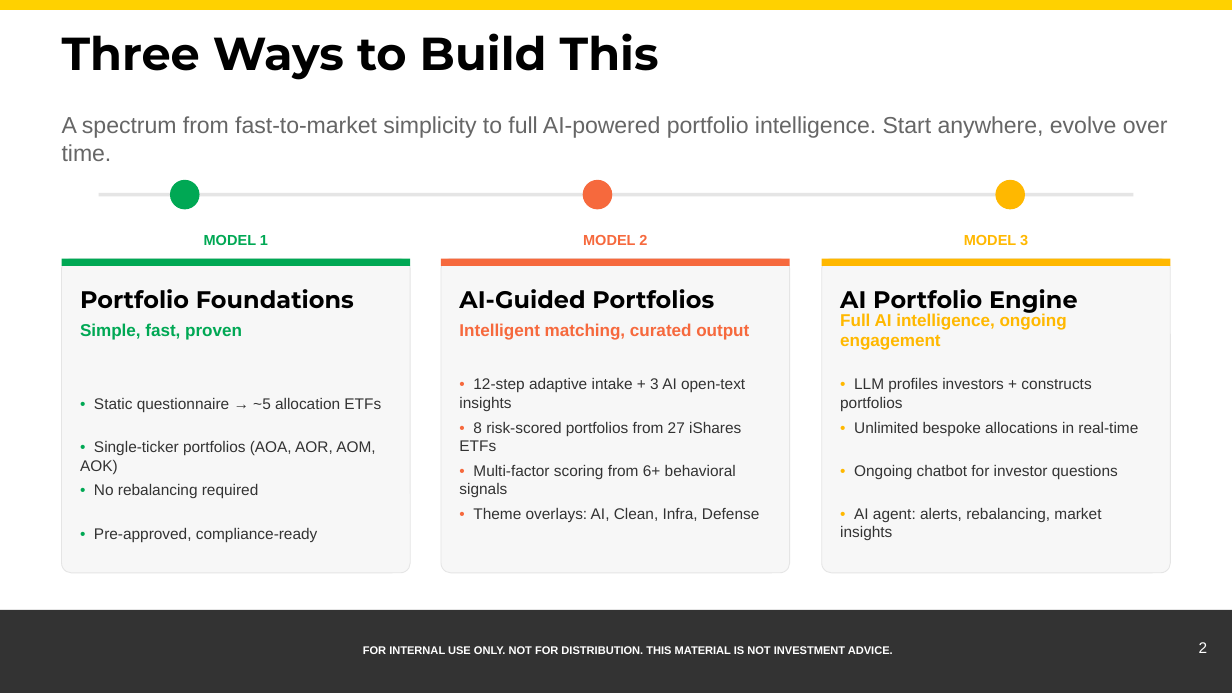
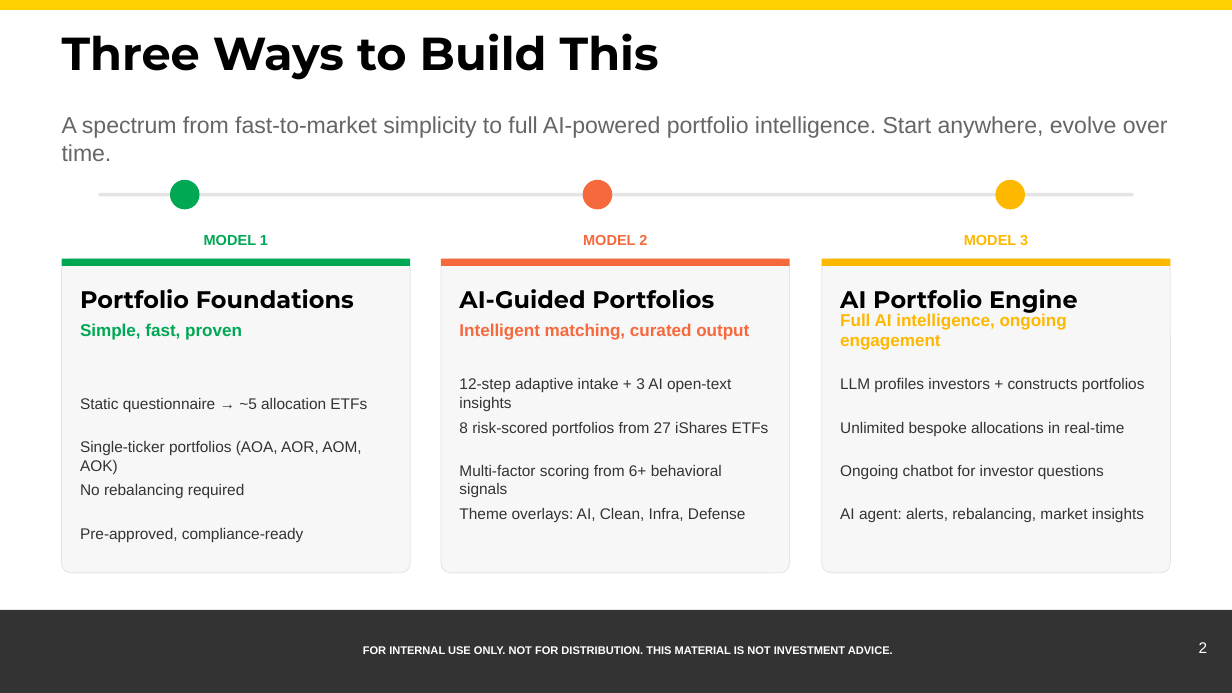
Before and after one commit to samuelcmcclellan-cell/ishares-direct-personalization, a slide deck: slide 2 of public/deck/iShares_Direct_Personalization_2_Slides.pptx. Drawn at 1232x693 pixels with LibreOffice and Linux fonts; fonts in the diff are those of the drawing. Boxes give left, top, right and bottom in pixels: in the first picture for what was removed or moved away, otherwise in the second. Text is boxed around its words. In the diff, an @@ line names an element or a change of style, - is before the commit and + after.

```diff
--- a/public/deck/iShares_Direct_Personalization_2_Slides.pptx
+++ b/public/deck/iShares_Direct_Personalization_2_Slides.pptx
@@ text at [459, 378, 731, 411]: text changed @@
-• 12-step adaptive intake + 3 AI open-text insights
+12-step adaptive intake + 3 AI open-text insights
@@ text at [840, 378, 1144, 392]: text changed @@
-• LLM profiles investors + constructs portfolios
+LLM profiles investors + constructs portfolios
@@ text at [80, 398, 367, 412]: text changed @@
-• Static questionnaire → ~5 allocation ETFs
+Static questionnaire → ~5 allocation ETFs
@@ text at [80, 441, 361, 474]: text changed @@
-• Single-ticker portfolios (AOA, AOR, AOM, AOK)
+Single-ticker portfolios (AOA, AOR, AOM, AOK)
@@ text at [459, 422, 769, 436]: text changed @@
-• 8 risk-scored portfolios from 27 iShares ETFs
+8 risk-scored portfolios from 27 iShares ETFs
@@ text at [840, 422, 1124, 436]: text changed @@
-• Unlimited bespoke allocations in real-time
+Unlimited bespoke allocations in real-time
@@ text at [459, 465, 722, 497]: text changed @@
-• Multi-factor scoring from 6+ behavioral signals
+Multi-factor scoring from 6+ behavioral signals
@@ text at [840, 465, 1104, 479]: text changed @@
-• Ongoing chatbot for investor questions
+Ongoing chatbot for investor questions
@@ text at [80, 484, 245, 498]: text changed @@
-• No rebalancing required
+No rebalancing required
@@ text at [459, 508, 745, 522]: text changed @@
-• Theme overlays: AI, Clean, Infra, Defense
+Theme overlays: AI, Clean, Infra, Defense
@@ text at [840, 508, 1144, 522]: text changed @@
-• AI agent: alerts, rebalancing, market insights
+AI agent: alerts, rebalancing, market insights
@@ text at [80, 528, 304, 542]: text changed @@
-• Pre-approved, compliance-ready
+Pre-approved, compliance-ready
```
Also in this commit, not shown: 2 other files.
